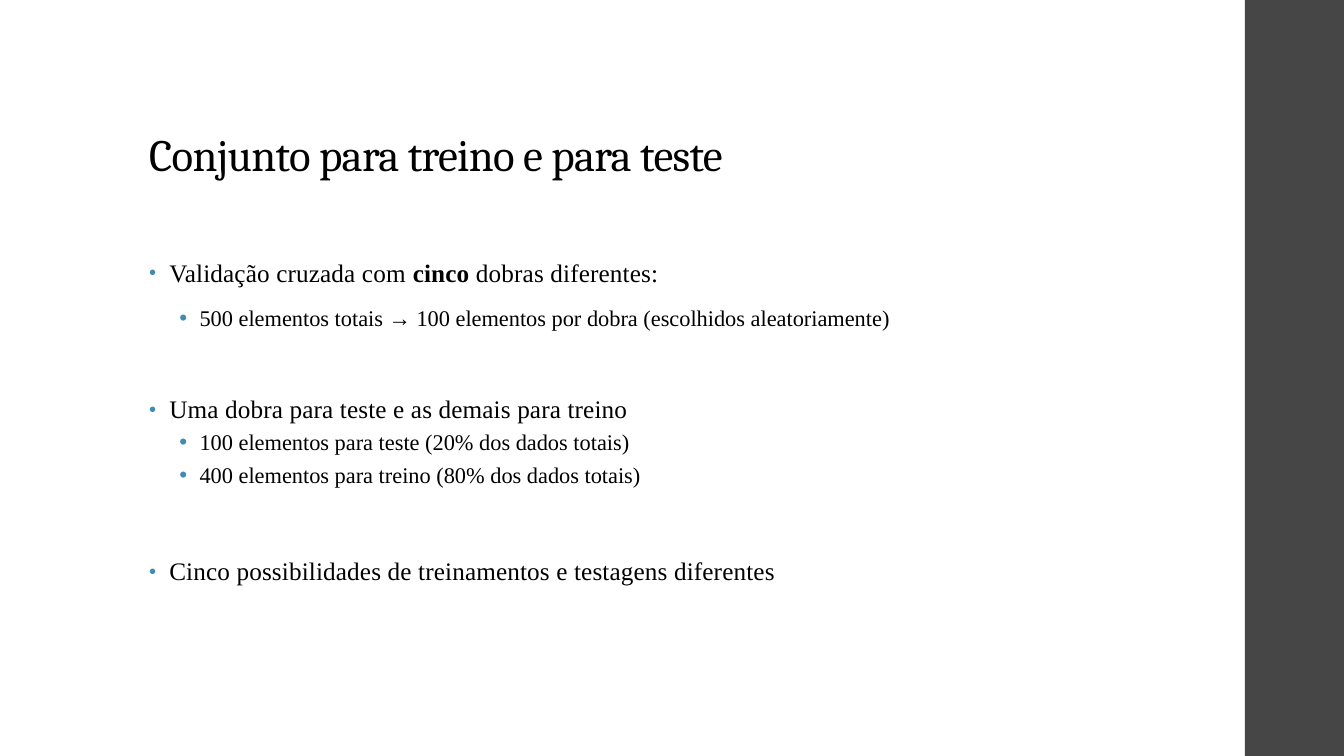
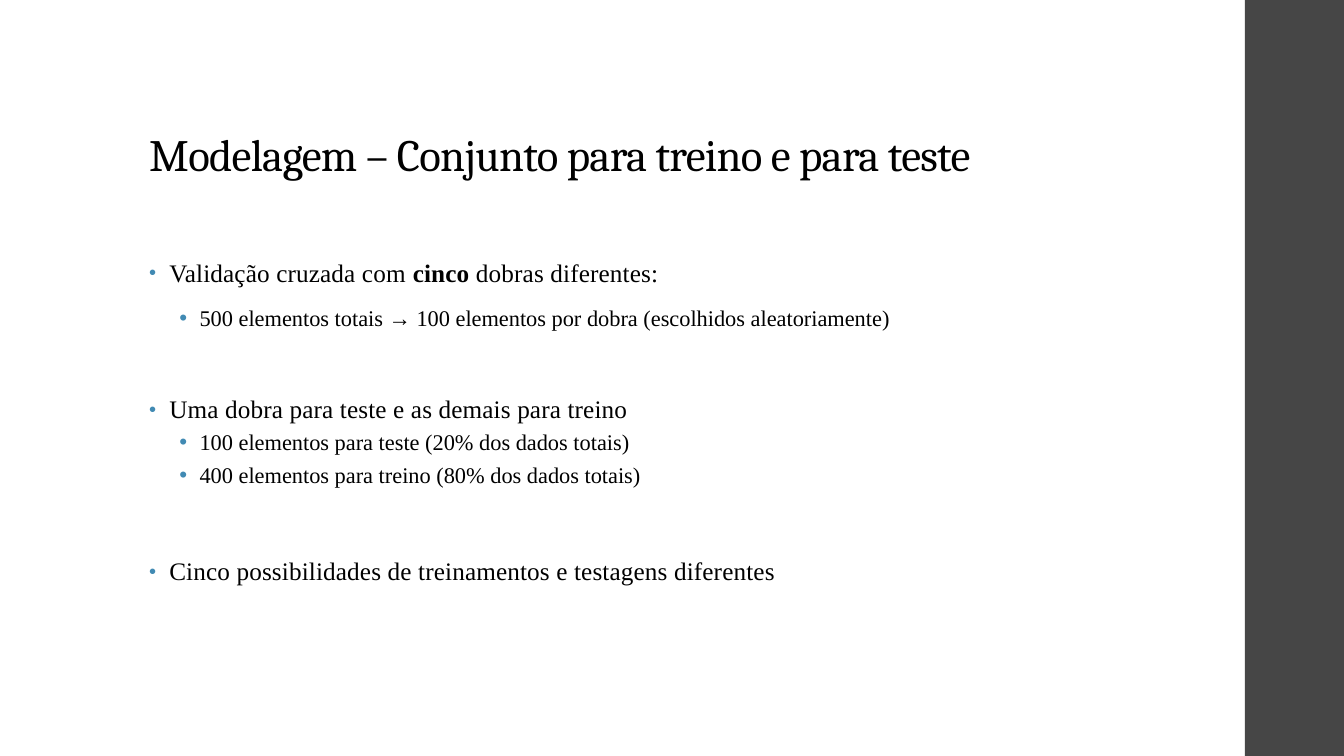
Before and after one commit to ViniPilan/avc-modeling, a slide deck: slide 13 of apresentação.odp (slide 16 before the commit). Drawn at 1344x756 pixels with LibreOffice and Linux fonts; fonts in the diff are those of the drawing. Boxes give left, top, right and bottom in pixels: in the first picture for what was removed or moved away, otherwise in the second. Text is boxed around its words. In the diff, an @@ line names an element or a change of style, - is before the commit and + after.

```diff
--- a/apresentação.odp
+++ b/apresentação.odp
@@ title at bbox=[149, 140, 971, 181]: text changed @@
-Conjunto para treino e para teste
+Modelagem – Conjunto para treino e para teste
```
Also in this commit, not shown: 9 other slides changed, 5 slides added, 8 slides removed, 2 other files.
